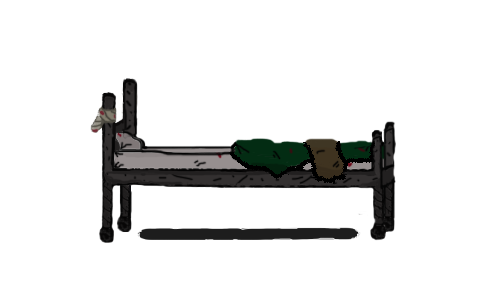
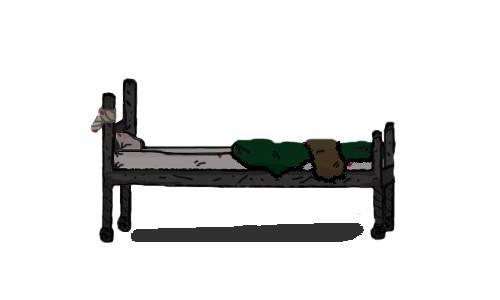
Before/after of a 500×300 layered artwork. What changed in the layer stack:
painted on "yatak" over bbox(131, 223, 364, 242)
